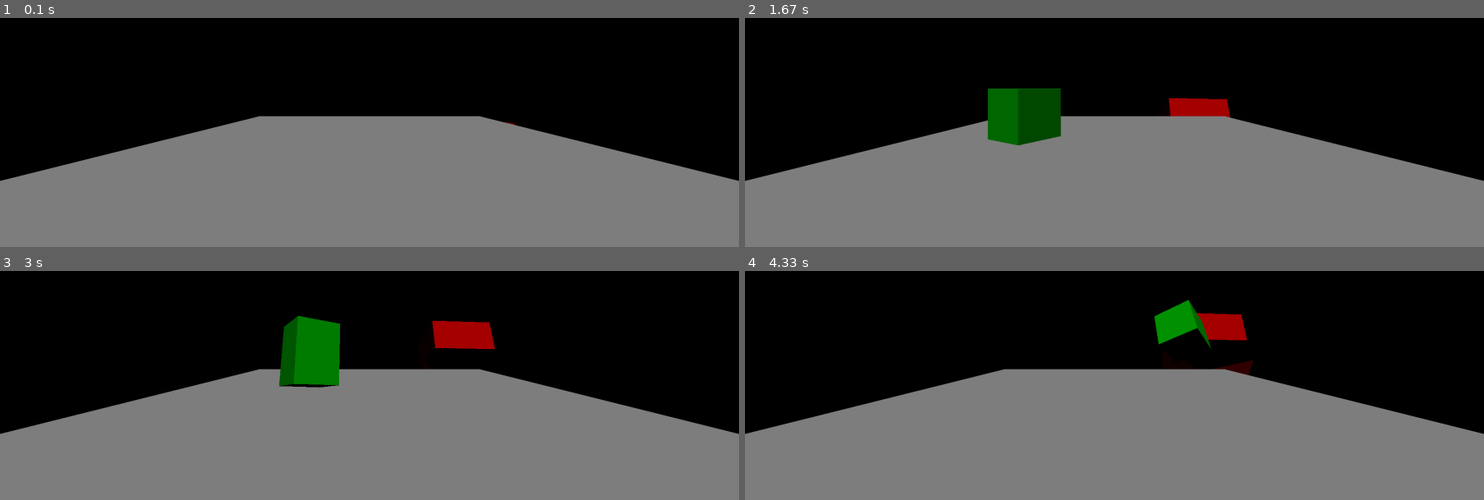
Above: before the commit, frames 1-4 (two rows, left to right).
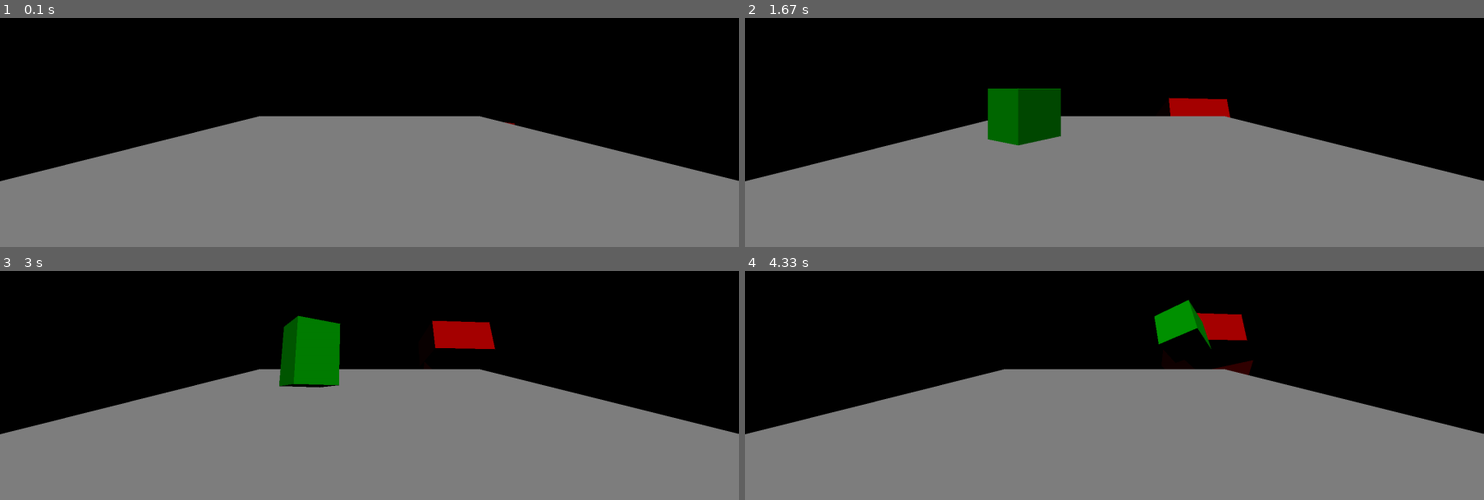
Above: after the commit, the same moments.

Repository: ZackWilde27/Z3dPy
Game: pygame game, started from examples/animated meshes/pgAnimation.py
Two runs of this game, one before a commit and one after it. Both use one fixed random seed, a clock stepped at 60 frames per second and the inputs below.
Inputs:
- Up to frame 1 (0.1 s): no input
- Up to frame 2 (1.67 s): no input
- Up to frame 3 (3 s): no input
- Up to frame 4 (4.33 s): no input

The runs differ from the first frame. In frame 1, less than 0.1% of the frame differs, in the area x 0-26%, y 50-72%; in frame 2, less than 0.1%; in frame 3, less than 0.1%; in frame 4, less than 0.1%.

Commit message:
Add files via upload

Diff:
--- a/examples/animated meshes/pgAnimation.py
+++ b/examples/animated meshes/pgAnimation.py
@@ -2,16 +2,15 @@
 import pygame
 
 pygame.init()
-screen = pygame.display.set_mode((1680, 720))
+screen = zp.PgScreen(1680, 720, "black", pygame)
 clock = pygame.time.Clock()
 
-# Setting up FOV
-zp.FindHowVars(65, 9/21)
-
-#zp.SetHowVars(0.733063825608609, 1.3032244924564758)
+# Setting up 21:9 FOV
+#zp.FindHowVars(65, 9/21)
+zp.SetHowVars(0.6727219660070214, 1.5696847505584837)
 
 # z3dpy.Camera(x, y, z, scrW, scrH)
-myCamera = zp.Camera(-10, -2, 3, 1680, 720)
+myCamera = zp.Camera(-10, -2, 3)
 
 zp.CamSetTargetDir(myCamera, [1, 0, 0])
 
--- a/examples/animated meshes/tkAnimation.py
+++ b/examples/animated meshes/tkAnimation.py
@@ -4,19 +4,19 @@
 
 tK = tk.Tk()
 # 21:9 for the cinematic feel
-canvas = tk.Canvas(width=1680, height=720, background="black")
+canvas = zp.TkScreen(1680, 720, "black", tk)
 canvas.pack()
 
 currentTime = time.time()
 
-maxDelta = 1/30
+maxDelta = 1/33
 
 # Setting up FOV and aspect ratio
 #zp.FindHowVars(65, 9/21)
 zp.SetHowVars(0.6727218910344901, 1.5696847612112212)
 
 # z3dpy.Camera(x, y, z, scrW, scrH)
-myCamera = zp.Camera(-10, -2, 3, 1680, 720)
+myCamera = zp.Camera(-10, -2, 3)
 
 zp.CamSetTargetDir(myCamera, [1, 0, 0])
 
@@ -54,7 +54,6 @@
         tK.update()
         currentTime = time.time()
 
-
         # Play animation
         zp.ThingIncFrames(char1)
         zp.ThingIncFrames(char2)
